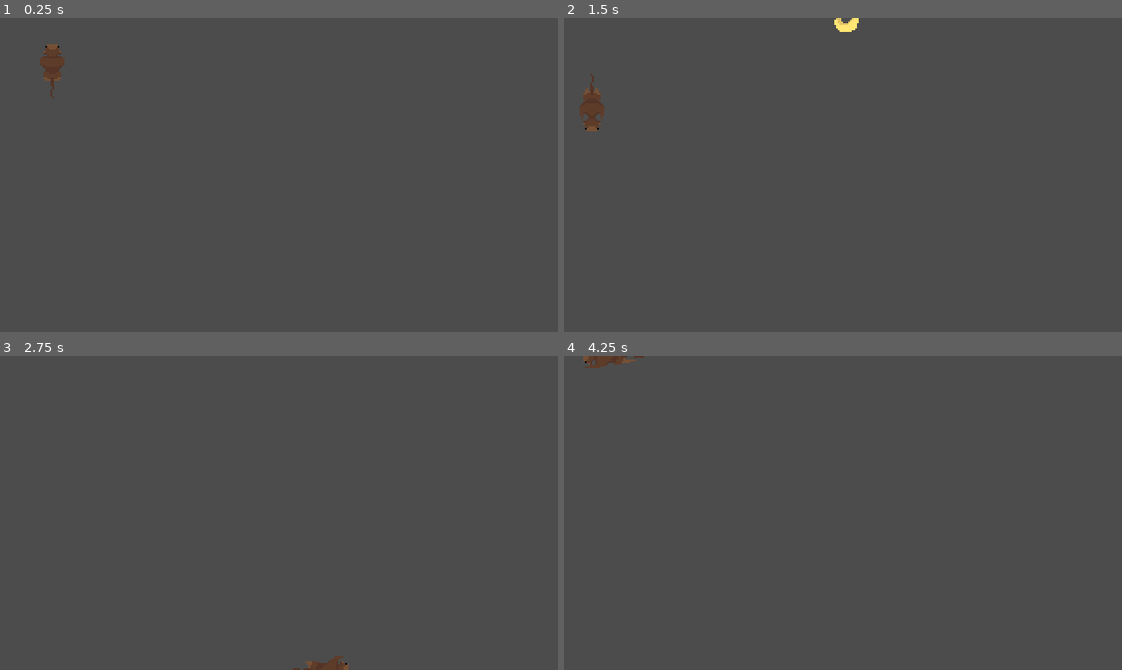
Above: before the commit, frames 1-4 (two rows, left to right).
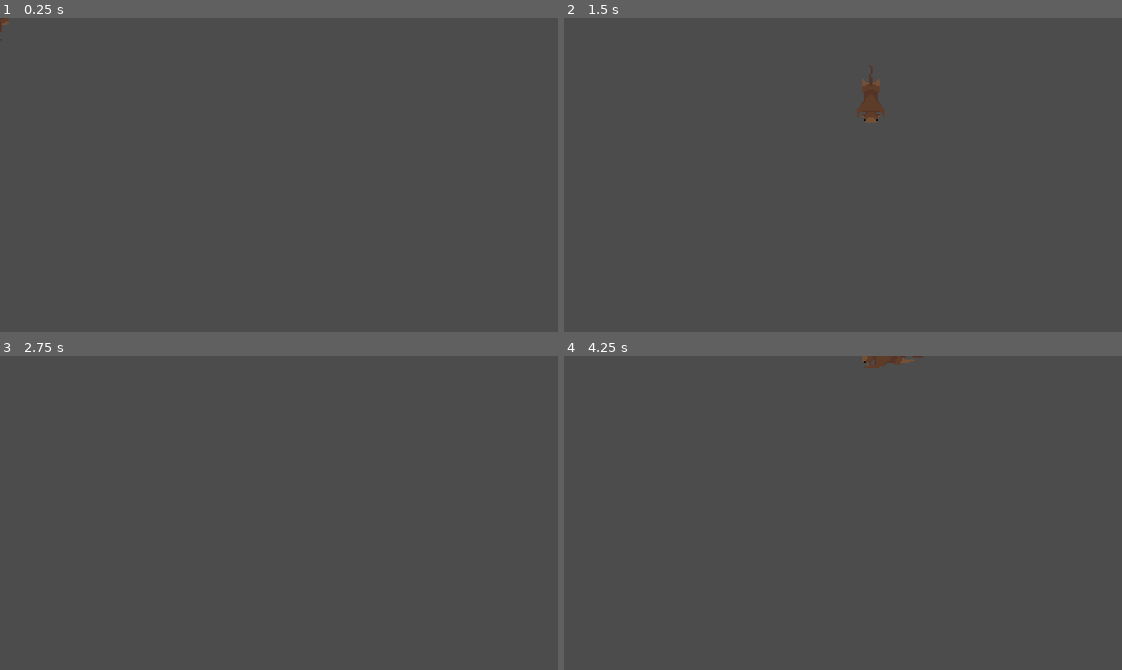
Above: after the commit, the same moments.

Repository: Spencer-Comin/OOH-Return-to-Monke
Game: Godot game, scene res://Game.tscn
The game is run twice, just before and just after one commit, with the same random seed, the same clock (stepped at 60 frames per second) and the same inputs.
Inputs:
- Up to frame 1 (0.25 s): no input
- Up to frame 2 (1.5 s): tap Enter at 0.5 s; hold Right (ui_right) 0.53-1.28 s; tap Space (throw, bound only after the commit) at 0.6, 1.35 s; hold Down (ui_down) from 1.28 s (still down)
- Up to frame 3 (2.75 s): release Down (ui_down) at 2.03 s; hold Right (ui_right) from 2.03 s (still down); tap Space (throw, bound only after the commit) at 2.1 s
- Up to frame 4 (4.25 s): release Right (ui_right) at 2.78 s; hold Up (ui_up) 2.78-3.53 s; tap Space (throw, bound only after the commit) at 2.85, 3.6 s; hold Left (ui_left) from 3.53 s (still down)

The runs differ from the first frame. In frame 1, 0.4% of the frame differs, in the area x 0-12%, y 0-26%; in frame 2, 1.0%, in the area x 2-58%, y 0-37%; in frame 3, 0.2%; in frame 4, 0.5%.

Commit message:
Fix throw
Banan throw no longer buggy

Diff:
--- a/Banan.gd
+++ b/Banan.gd
@@ -1,17 +1,18 @@
-extends Node2D
+extends Area2D
 
-export var velocity = Vector2.ZERO
-const speed = 5
+var speed = 5
 
-# Called when the node enters the scene tree for the first time.
 func _ready():
-	print("banan created")
-	self.hide()
+	$AnimationPlayer.play("spin")
+
+func _physics_process(delta):
+	position -= transform.y * speed
+
+func _on_Bullet_body_entered(body):
+	if body.is_in_group("mobs"):
+		body.queue_free()
+	queue_free()
 
 
 func _on_VisibilityNotifier2D_screen_exited():
 	queue_free()
-
-# Called every frame. 'delta' is the elapsed time since the previous frame.
-func _process(delta):
-	position += velocity
--- a/Banan.tscn
+++ b/Banan.tscn
@@ -1,57 +1,46 @@
-[gd_scene load_steps=9 format=2]
+[gd_scene load_steps=5 format=2]
 
 [ext_resource path="res://monke_spritesheets/banan.png" type="Texture" id=1]
 [ext_resource path="res://Banan.gd" type="Script" id=2]
 
-[sub_resource type="CircleShape2D" id=6]
-radius = 7.98488
+[sub_resource type="CircleShape2D" id=1]
+radius = 9.08528
 
-[sub_resource type="AtlasTexture" id=1]
-atlas = ExtResource( 1 )
-region = Rect2( 0, 0, 32, 32 )
+[sub_resource type="Animation" id=2]
+resource_name = "spin"
+length = 0.266667
+loop = true
+step = 0.0666667
+tracks/0/type = "value"
+tracks/0/path = NodePath("Sprite:frame")
+tracks/0/interp = 1
+tracks/0/loop_wrap = true
+tracks/0/imported = false
+tracks/0/enabled = true
+tracks/0/keys = {
+"times": PoolRealArray( 0, 0.0666667, 0.133333, 0.2 ),
+"transitions": PoolRealArray( 1, 1, 1, 1 ),
+"update": 1,
+"values": [ 0, 1, 2, 3 ]
+}
 
-[sub_resource type="AtlasTexture" id=2]
-atlas = ExtResource( 1 )
-region = Rect2( 32, 0, 32, 32 )
-
-[sub_resource type="AtlasTexture" id=3]
-atlas = ExtResource( 1 )
-region = Rect2( 0, 32, 32, 32 )
-
-[sub_resource type="AtlasTexture" id=4]
-atlas = ExtResource( 1 )
-region = Rect2( 32, 32, 32, 32 )
-
-[sub_resource type="SpriteFrames" id=5]
-animations = [ {
-"frames": [  ],
-"loop": true,
-"name": "stop",
-"speed": 5.0
-}, {
-"frames": [ SubResource( 1 ), SubResource( 2 ), SubResource( 3 ), SubResource( 4 ) ],
-"loop": true,
-"name": "spin",
-"speed": 15.0
-} ]
-
-[node name="Banan" type="Node2D"]
+[node name="Banan" type="Area2D"]
 script = ExtResource( 2 )
 
-[node name="RigidBody2D" type="RigidBody2D" parent="."]
-gravity_scale = 0.0
+[node name="Sprite" type="Sprite" parent="."]
+texture = ExtResource( 1 )
+hframes = 2
+vframes = 2
+frame = 3
 
-[node name="CollisionShape2D" type="CollisionShape2D" parent="RigidBody2D"]
-position = Vector2( 0, -1 )
-shape = SubResource( 6 )
+[node name="CollisionShape2D" type="CollisionShape2D" parent="."]
+shape = SubResource( 1 )
 
-[node name="AnimatedSprite" type="AnimatedSprite" parent="RigidBody2D"]
-frames = SubResource( 5 )
-animation = "spin"
-frame = 1
-playing = true
+[node name="AnimationPlayer" type="AnimationPlayer" parent="."]
+anims/spin = SubResource( 2 )
 
 [node name="VisibilityNotifier2D" type="VisibilityNotifier2D" parent="."]
+position = Vector2( 0.470399, -1.69275 )
+scale = Vector2( 0.717761, 0.746671 )
 
-[connection signal="tree_entered" from="." to="." method="_on_Banan_tree_entered"]
 [connection signal="screen_exited" from="VisibilityNotifier2D" to="." method="_on_VisibilityNotifier2D_screen_exited"]
--- a/Game.gd
+++ b/Game.gd
@@ -1,4 +1,4 @@
-extends Node2D
+extends Node
 
 # Declare member variables here. Examples:
 # var a = 2
@@ -7,7 +7,7 @@
 
 # Called when the node enters the scene tree for the first time.
 func _ready():
-	$Player.start(30, 30)
+	pass
 
 
 
--- a/Game.tscn
+++ b/Game.tscn
@@ -3,10 +3,7 @@
 [ext_resource path="res://Player.tscn" type="PackedScene" id=1]
 [ext_resource path="res://Game.gd" type="Script" id=2]
 
-[node name="World" type="Node2D"]
+[node name="Main" type="Node"]
 script = ExtResource( 2 )
 
-[node name="TileMap" type="TileMap" parent="."]
-format = 1
-
 [node name="Player" parent="." instance=ExtResource( 1 )]
--- a/Player.gd
+++ b/Player.gd
@@ -7,13 +7,13 @@
 var screen_size
 var throwing = false
 var can_throw = true
-var cooldown_time = 4
+var cooldown_time = 2
 
 
 # Called when the node enters the scene tree for the first time.
 func _ready():
 	screen_size = get_viewport_rect().size
-	$KinematicBody2D/AnimatedSprite.animation = "stop"
+	$KinematicBody2D/AnimationPlayer.play("sit")
 
 
 func start(x, y):
@@ -34,14 +34,14 @@
 	elif Input.is_action_pressed("ui_down"):
 		velocity.y = 1
 
-	if Input.is_key_pressed(KEY_SPACE) and can_throw:
-		throw()
+	if Input.is_action_just_pressed("throw") and can_throw:
+		$KinematicBody2D/AnimationPlayer.play("throw")
 	elif velocity.length() > 0 and not throwing:
 		$KinematicBody2D.rotation = velocity.angle() + PI/2
 		velocity = velocity.normalized() * speed
 		$KinematicBody2D.move_and_collide(velocity)
 		position = $KinematicBody2D.position
-		$KinematicBody2D/AnimatedSprite.play("run")
+		$KinematicBody2D/AnimationPlayer.play("run")
 
 
 func throw():
@@ -50,21 +50,16 @@
 	can_throw = false
 	$ThrowCooldown.start(cooldown_time)
 	print("starting cooldown")
-	$KinematicBody2D/AnimatedSprite.play("throw")
+
 	var b = Banan.instance()
 	owner.add_child(b)
 	b.transform = $KinematicBody2D/ThrowPoint.global_transform
-	var angle = $KinematicBody2D.rotation - PI/2
-	b.velocity = Vector2(cos(angle), sin(angle)) * b.speed
-	b.show()
-
-
-func _on_AnimatedSprite_animation_finished():
-	$KinematicBody2D/AnimatedSprite.animation = "stop"
-	$KinematicBody2D/AnimatedSprite.stop()
-	throwing = false
 
 
 func _on_ThrowCooldown_timeout():
 	can_throw = true
 	print("cooldown done")
+
+
+func _on_AnimationPlayer_animation_finished(anim_name):
+	throwing = false
--- a/Player.tscn
+++ b/Player.tscn
@@ -1,102 +1,73 @@
-[gd_scene load_steps=25 format=2]
+[gd_scene load_steps=8 format=2]
 
-[ext_resource path="res://monke_spritesheets/monke_run.png" type="Texture" id=1]
+[ext_resource path="res://monke_spritesheets/monke_spritesheet.png" type="Texture" id=1]
 [ext_resource path="res://Player.gd" type="Script" id=2]
-[ext_resource path="res://monke_spritesheets/monke_throw.png" type="Texture" id=3]
 [ext_resource path="res://Banan.tscn" type="PackedScene" id=4]
 
-[sub_resource type="CapsuleShape2D" id=1]
-height = 7.74012
+[sub_resource type="CapsuleShape2D" id=8]
+radius = 6.97476
+height = 11.1417
 
-[sub_resource type="AtlasTexture" id=20]
-atlas = ExtResource( 3 )
-region = Rect2( 0, 0, 32, 64 )
+[sub_resource type="Animation" id=9]
+length = 0.4
+step = 0.0666667
+tracks/0/type = "value"
+tracks/0/path = NodePath("Monke:frame")
+tracks/0/interp = 1
+tracks/0/loop_wrap = true
+tracks/0/imported = false
+tracks/0/enabled = true
+tracks/0/keys = {
+"times": PoolRealArray( 0, 0.0666667, 0.133333, 0.2, 0.266667, 0.333333 ),
+"transitions": PoolRealArray( 1, 1, 1, 1, 1, 1 ),
+"update": 1,
+"values": [ 5, 0, 1, 2, 3, 4 ]
+}
 
-[sub_resource type="AtlasTexture" id=10]
-atlas = ExtResource( 3 )
-region = Rect2( 0, 0, 32, 64 )
+[sub_resource type="Animation" id=10]
+length = 0.2
+tracks/0/type = "value"
+tracks/0/path = NodePath("Monke:frame")
+tracks/0/interp = 1
+tracks/0/loop_wrap = true
+tracks/0/imported = false
+tracks/0/enabled = true
+tracks/0/keys = {
+"times": PoolRealArray( 0 ),
+"transitions": PoolRealArray( 1 ),
+"update": 1,
+"values": [ 4 ]
+}
 
-[sub_resource type="AtlasTexture" id=11]
-atlas = ExtResource( 3 )
-region = Rect2( 32, 0, 32, 64 )
-
-[sub_resource type="AtlasTexture" id=12]
-atlas = ExtResource( 3 )
-region = Rect2( 64, 0, 32, 64 )
-
-[sub_resource type="AtlasTexture" id=13]
-atlas = ExtResource( 3 )
-region = Rect2( 96, 0, 32, 64 )
-
-[sub_resource type="AtlasTexture" id=14]
-atlas = ExtResource( 3 )
-region = Rect2( 0, 64, 32, 64 )
-
-[sub_resource type="AtlasTexture" id=15]
-atlas = ExtResource( 3 )
-region = Rect2( 32, 64, 32, 64 )
-
-[sub_resource type="AtlasTexture" id=16]
-atlas = ExtResource( 3 )
-region = Rect2( 64, 64, 32, 64 )
-
-[sub_resource type="AtlasTexture" id=17]
-atlas = ExtResource( 3 )
-region = Rect2( 96, 64, 32, 64 )
-
-[sub_resource type="AtlasTexture" id=18]
-atlas = ExtResource( 3 )
-region = Rect2( 0, 128, 32, 64 )
-
-[sub_resource type="AtlasTexture" id=19]
-atlas = ExtResource( 3 )
-region = Rect2( 32, 128, 32, 64 )
-
-[sub_resource type="AtlasTexture" id=3]
-atlas = ExtResource( 1 )
-region = Rect2( 32, 0, 32, 64 )
-
-[sub_resource type="AtlasTexture" id=4]
-atlas = ExtResource( 1 )
-region = Rect2( 64, 0, 32, 64 )
-
-[sub_resource type="AtlasTexture" id=5]
-atlas = ExtResource( 1 )
-region = Rect2( 96, 0, 32, 64 )
-
-[sub_resource type="AtlasTexture" id=6]
-atlas = ExtResource( 1 )
-region = Rect2( 0, 64, 32, 64 )
-
-[sub_resource type="AtlasTexture" id=7]
-atlas = ExtResource( 1 )
-region = Rect2( 32, 64, 32, 64 )
-
-[sub_resource type="AtlasTexture" id=8]
-atlas = ExtResource( 1 )
-region = Rect2( 64, 64, 32, 64 )
-
-[sub_resource type="AtlasTexture" id=2]
-atlas = ExtResource( 1 )
-region = Rect2( 0, 0, 32, 64 )
-
-[sub_resource type="SpriteFrames" id=9]
-animations = [ {
-"frames": [ SubResource( 20 ) ],
-"loop": true,
-"name": "stop",
-"speed": 5.0
-}, {
-"frames": [ SubResource( 10 ), SubResource( 11 ), SubResource( 12 ), SubResource( 13 ), SubResource( 14 ), SubResource( 15 ), SubResource( 16 ), SubResource( 17 ), SubResource( 18 ), SubResource( 19 ) ],
-"loop": true,
-"name": "throw",
-"speed": 15.0
-}, {
-"frames": [ SubResource( 3 ), SubResource( 4 ), SubResource( 5 ), SubResource( 6 ), SubResource( 7 ), SubResource( 8 ), SubResource( 2 ) ],
-"loop": true,
-"name": "run",
-"speed": 15.0
+[sub_resource type="Animation" id=11]
+length = 0.6
+step = 0.0666667
+tracks/0/type = "value"
+tracks/0/path = NodePath("Monke:frame")
+tracks/0/interp = 1
+tracks/0/loop_wrap = true
+tracks/0/imported = false
+tracks/0/enabled = true
+tracks/0/keys = {
+"times": PoolRealArray( 0, 0.0666667, 0.133333, 0.2, 0.266667, 0.333333, 0.4, 0.466667, 0.533333 ),
+"transitions": PoolRealArray( 1, 1, 1, 1, 1, 1, 1, 1, 1 ),
+"update": 1,
+"values": [ 8, 9, 10, 11, 12, 13, 14, 15, 7 ]
+}
+tracks/1/type = "method"
+tracks/1/path = NodePath("..")
+tracks/1/interp = 1
+tracks/1/loop_wrap = true
+tracks/1/imported = false
+tracks/1/enabled = true
+tracks/1/keys = {
+"times": PoolRealArray( 0.333333 ),
+"transitions": PoolRealArray( 1 ),
+"values": [ {
+"args": [  ],
+"method": "throw"
 } ]
+}
 
 [node name="Player" type="Node2D"]
 script = ExtResource( 2 )
@@ -106,20 +77,25 @@
 
 [node name="CollisionShape2D" type="CollisionShape2D" parent="KinematicBody2D"]
 position = Vector2( 0, -4 )
-shape = SubResource( 1 )
-
-[node name="AnimatedSprite" type="AnimatedSprite" parent="KinematicBody2D"]
-frames = SubResource( 9 )
-animation = "stop"
-playing = true
+shape = SubResource( 8 )
 
 [node name="ThrowPoint" type="Position2D" parent="KinematicBody2D"]
 position = Vector2( 0, -30 )
+
+[node name="AnimationPlayer" type="AnimationPlayer" parent="KinematicBody2D"]
+anims/run = SubResource( 9 )
+anims/sit = SubResource( 10 )
+anims/throw = SubResource( 11 )
+
+[node name="Monke" type="Sprite" parent="KinematicBody2D"]
+texture = ExtResource( 1 )
+hframes = 6
+vframes = 3
+frame = 13
 
 [node name="ThrowCooldown" type="Timer" parent="."]
 wait_time = 4.0
 one_shot = true
 
-[connection signal="animation_finished" from="KinematicBody2D/AnimatedSprite" to="." method="_on_AnimatedSprite_animation_finished"]
-[connection signal="frame_changed" from="KinematicBody2D/AnimatedSprite" to="." method="_on_AnimatedSprite_frame_changed"]
+[connection signal="animation_finished" from="KinematicBody2D/AnimationPlayer" to="." method="_on_AnimationPlayer_animation_finished"]
 [connection signal="timeout" from="ThrowCooldown" to="." method="_on_ThrowCooldown_timeout"]
--- a/project.godot
+++ b/project.godot
@@ -45,6 +45,14 @@
 "svg/scale": 1.0
 }
 
+[input]
+
+throw={
+"deadzone": 0.5,
+"events": [ Object(InputEventKey,"resource_local_to_scene":false,"resource_name":"","device":0,"alt":false,"shift":false,"control":false,"meta":false,"command":false,"pressed":false,"scancode":32,"unicode":0,"echo":false,"script":null)
+ ]
+}
+
 [physics]
 
 common/enable_pause_aware_picking=true
Binary file added: monke_spritesheets/monke_spritesheet.png
Not shown, added: monke_spritesheets/monke_spritesheet.png.import
Not shown, changed: .gitignore
